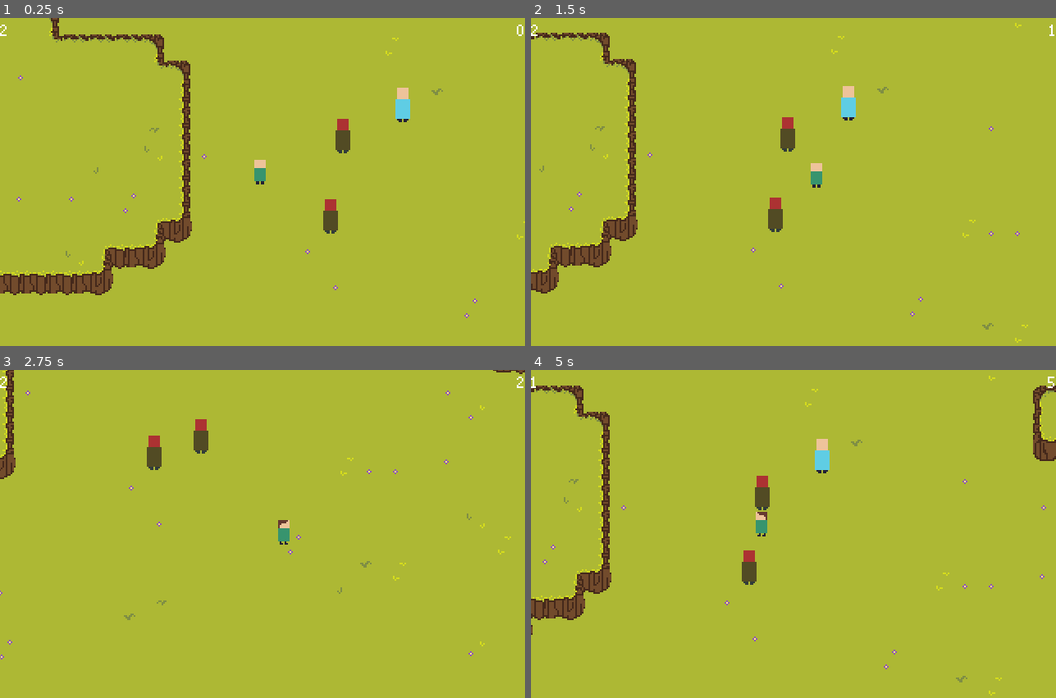
Above: before the commit, frames 1-4 (two rows, left to right).
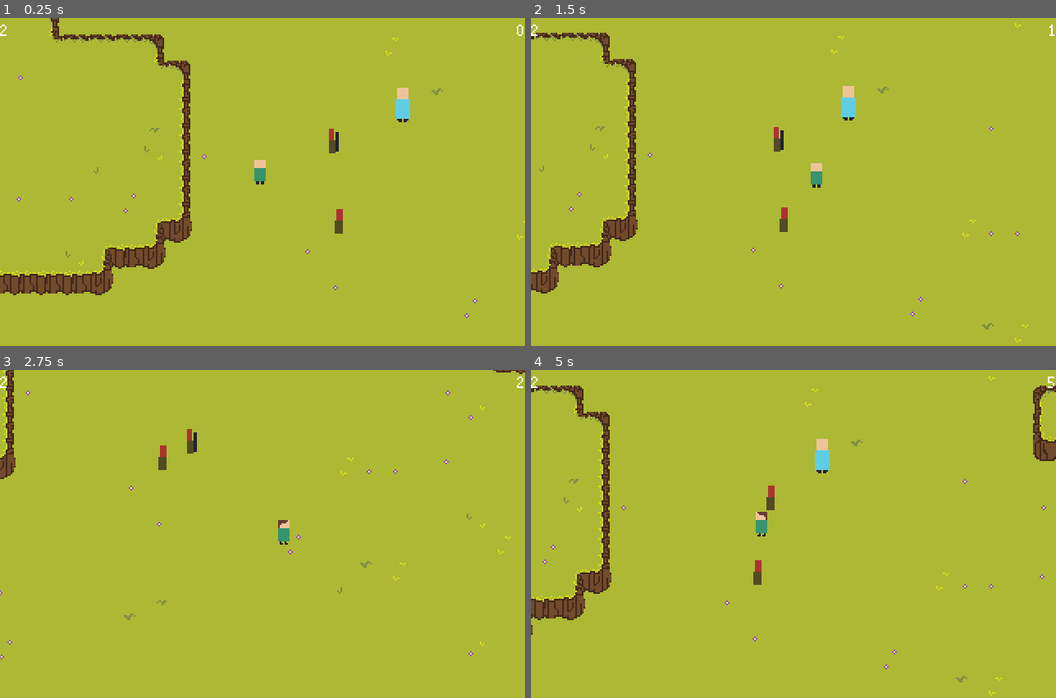
Above: after the commit, the same moments.

Repository: TeamKebab/GodotWildJam24
Game: Godot game, scene res://src/maps/Start.tscn
The game is run twice, just before and just after one commit, with the same random seed, the same clock (stepped at 60 frames per second) and the same inputs.
Inputs:
- Up to frame 1 (0.25 s): no input
- Up to frame 2 (1.5 s): tap Enter (ui_accept) at 0.5, 0.77 s; hold Right (ui_right) 0.53-1.28 s; hold Down (ui_down) from 1.28 s (still down)
- Up to frame 3 (2.75 s): tap Enter (ui_accept) at 1.52 s; release Down (ui_down) at 2.03 s; hold Right (ui_right) from 2.03 s (still down)
- Up to frame 4 (5 s): release Right (ui_right) at 2.78 s; hold Up (ui_up) 2.78-3.53 s; tap Enter (ui_accept) at 3.02, 3.77, 4.52 s; hold Left (ui_left) from 3.53 s (still down)

The runs differ from the first frame. In frame 1, 0.7% of the frame differs, in the area x 61-67%, y 30-66%; in frame 2, 0.7%; in frame 3, 0.7%; in frame 4, 0.7%.

Commit message:
knockback

Diff:
--- a/src/components/Attack.gd
+++ b/src/components/Attack.gd
@@ -6,9 +6,13 @@
 
 
 export var damage: int = 1
+export var knockback_strength: int = 150
 export var single_hit: bool = true
 export var area_attack: bool = false
-export var attack_cooldown: float = 3
+export var attack_cooldown: float = 1
+
+
+var attacked_targets = []
 
 
 onready var cooldown_timer : Timer = $Cooldown
@@ -23,11 +27,25 @@
 
 
 func is_valid_target(target):
-	return target.hp != null
+	return target.hp != null and target.has_method("knockback")
 
 
-func do_effect(target):
+func do_effect():
+	for target in attacked_targets:
+		do_target_effect(target)
+	attacked_targets = []
+
+
+func do_target_effect(target):
 	target.hp.damage(damage)
+
+	var parent_position = get_parent().position
+	var knockback_direction = parent_position.direction_to(target.position)
+
+	if knockback_direction == Vector2.ZERO:
+		print("overlapping")
+
+	target.knockback(knockback_direction * knockback_strength)
 
 
 func _trigger_attack():
@@ -36,12 +54,11 @@
 	if areas.empty():
 		return
 
-	var attacked_targets = []
+	attacked_targets = []
 
 	for area in areas:
 		var target = area.get_parent()
 		if is_valid_target(target):
-			do_effect(target)
 			attacked_targets.append(target)
 
 			if not area_attack:
@@ -51,7 +68,7 @@
 		emit_signal("attacked", attacked_targets)
 
 
-func _on_area_entered(area):
+func _on_area_entered(_area):
 	if cooldown_timer.is_stopped():
 		_trigger_attack()
 
@@ -60,5 +77,6 @@
 	_trigger_attack()
 
 
-func _on_attack_triggered(targets):
-	cooldown_timer.start(attack_cooldown)
+func _on_attack_triggered(_targets):
+	if not single_hit:
+		cooldown_timer.start(attack_cooldown)
--- a/src/entities/monsters/Monster.gd
+++ b/src/entities/monsters/Monster.gd
@@ -6,7 +6,11 @@
 
 
 export var max_hp: int = 1
+export var acceleration: int = 50
 export var facing_direction: Vector2 = Vector2.DOWN setget _set_facing_direction
+
+
+var motion : Vector2 = Vector2.ZERO
 
 
 onready var animationTree : AnimationTree = $AnimationTree
@@ -18,13 +22,31 @@
 
 func _ready():
 	hp.connect("died", self, "_die")
+	hp.connect("hp_changed", self, "_on_hp_changed")
 
 	animationTree.set("parameters/Direction/blend_position", facing_direction)
+
+
+func _physics_process(delta):
+	move(delta)
+
+
+func move(delta):
+	if motion == Vector2.ZERO:
+		return
+
+	motion = motion.move_toward(Vector2.ZERO, acceleration * delta)
+
+	motion = move_and_slide(motion)
 
 
 func restart():
 	position = start_position
 	_set_facing_direction(start_direction)
+
+
+func knockback(strength):
+	motion = motion + strength
 
 
 func _die():
@@ -36,3 +58,7 @@
 
 	if animationTree != null:
 		animationTree.set("parameters/Direction/blend_position", facing_direction)
+
+
+func _on_hp_changed(new_hp):
+	$Label.text = str(new_hp)
--- a/src/resources/PursueAndAttackStateMachine.tres
+++ b/src/resources/PursueAndAttackStateMachine.tres
@@ -1,15 +1,16 @@
-[gd_resource type="AnimationNodeStateMachine" load_steps=8 format=2]
+[gd_resource type="AnimationNodeStateMachine" load_steps=11 format=2]
 
 [sub_resource type="AnimationNodeAnimation" id=1]
-animation = "Idle"
+animation = "Attack"
 
 [sub_resource type="AnimationNodeAnimation" id=2]
 animation = "Idle"
 
+[sub_resource type="AnimationNodeAnimation" id=3]
+animation = "Idle"
+
 [sub_resource type="AnimationNodeAnimation" id=4]
 animation = "Pursue"
-
-[sub_resource type="AnimationNodeStateMachineTransition" id=3]
 
 [sub_resource type="AnimationNodeStateMachineTransition" id=5]
 
@@ -17,12 +18,21 @@
 
 [sub_resource type="AnimationNodeStateMachineTransition" id=7]
 
+[sub_resource type="AnimationNodeStateMachineTransition" id=8]
+
+[sub_resource type="AnimationNodeStateMachineTransition" id=9]
+
+[sub_resource type="AnimationNodeStateMachineTransition" id=10]
+
 [resource]
-states/Idle/node = SubResource( 1 )
+states/Attack/node = SubResource( 1 )
+states/Attack/position = Vector2( 854, 157 )
+states/Idle/node = SubResource( 2 )
 states/Idle/position = Vector2( 411, 157 )
-states/Pursue/node = SubResource( 2 )
+states/Pursue/node = SubResource( 3 )
 states/Pursue/position = Vector2( 651, 157 )
 states/Return/node = SubResource( 4 )
 states/Return/position = Vector2( 651, 249 )
-transitions = [ "Idle", "Pursue", SubResource( 3 ), "Pursue", "Return", SubResource( 5 ), "Return", "Pursue", SubResource( 6 ), "Return", "Idle", SubResource( 7 ) ]
+transitions = [ "Idle", "Pursue", SubResource( 5 ), "Pursue", "Return", SubResource( 6 ), "Return", "Pursue", SubResource( 7 ), "Return", "Idle", SubResource( 8 ), "Pursue", "Attack", SubResource( 9 ), "Attack", "Pursue", SubResource( 10 ) ]
 start_node = "Idle"
+graph_offset = Vector2( 163.753, 0 )
--- /dev/null
+++ b/src/resources/SmallFont.tres
@@ -0,0 +1,6 @@
+[gd_resource type="DynamicFont" load_steps=2 format=2]
+
+[ext_resource path="res://assets/fonts/Retro2.ttf" type="DynamicFontData" id=1]
+
+[resource]
+font_data = ExtResource( 1 )
Binary file added: aseprite/monster.aseprite
Binary file changed: assets/sprites/monster.png
